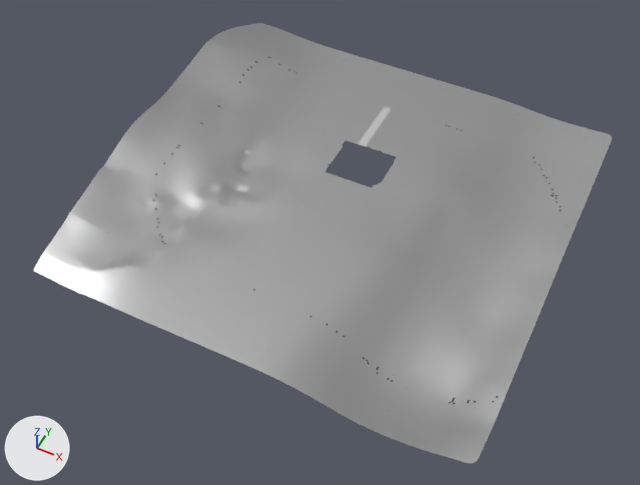
One commit to the OBJ model Models/piso/piso.obj: the scene before it, then after it.
Camera for both pictures: a 50 mm camera at (14.2, -31.3, 34.7) aimed at (-0.4, -2.1, -1.8). The lights are fixed; the arrows at lower left show +X, +Y and +Z. Where no turn or scale is listed for an object, it has been applied to the vertices. Vertices at the same position are counted once.

Objects in the first picture: 'piso'.
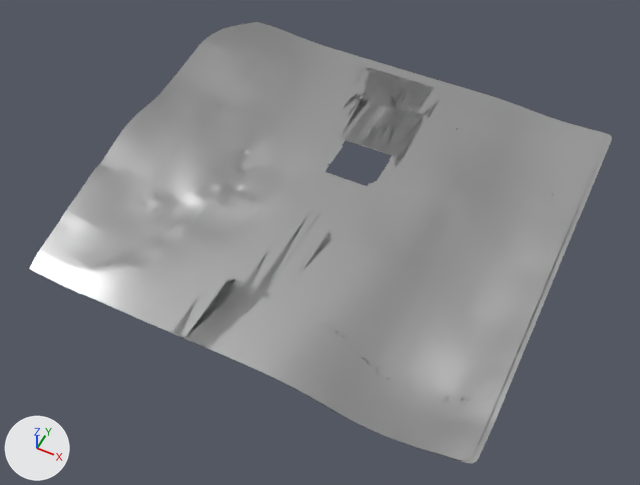
Where the change shows, as pixel boxes [x1, y1, x2, y2] in the pictures (640 x 485 px):
'piso', reshaped: before [33, 23, 612, 463]; after [29, 22, 612, 463]
part 1 of me_piso, added: after [29, 22, 607, 461]

Edits to the bpy script that builds the scene:
```text
Change me_piso:
    where me_piso.from_pydata(...)  # 6544 vertices, 5198 faces; spans x -13.0..12.0, y -12.0..12.1, z -1.5..1.7
    used by ob_piso; location = (0.0, 0.0, 0.0)
    me_piso part 1: the loose piece of 6536 vertices spanning x -13.0..12.0, y -12.0..12.1, z -1.5..1.7 is copied, and the copy is moved by (-0.3, 0.0, 0.0); it spans x -13.2..11.7, y -12.0..12.1, z -1.5..1.7
```
